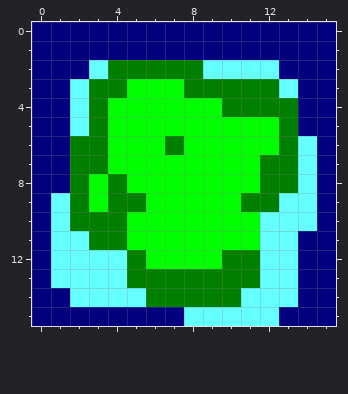
File history of a pixel-art sprite, TileMap.png. The picture above is the old version.
The file is 16x16 pixels. Colours within 5 levels of each other are drawn and written as one.
Now the later version:
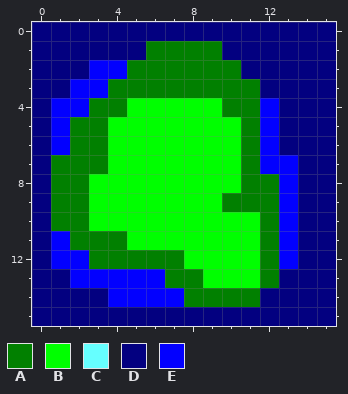
Palette (. is transparent): A #018000  B #00ff00  C #66ffff  D #030080  E #0200ff
What changed:
@@ x 0..15 @@
  0 DDDDDDDDDDDDDDDD
- 1 DDDDDDDDDDDDDDDD
- 2 DDDCAAAAACCCCDDD
- 3 DDCAABBBAAAAACDD
- 4 DDCABBBBBBAAAADD
- 5 DDCABBBBBBBBBADD
- 6 DDAABBBABBBBBACD
- 7 DDAABBBBBBBBAACD
- 8 DDABABBBBBBBAACD
- 9 DCABAABBBBBAACCD
-10 DCAAABBBBBBBCCCD
-11 DCCAABBBBBBBCCDD
-12 DCCCCABBBBAACCDD
-13 DCCCCAAAAAAACCDD
-14 DDCCCCAAAAACCCDD
-15 DDDDDDDDCCCCCDDD
+ 1 DDDDDDAAAADDDDDD
+ 2 DDDEEAAAAAADDDDD
+ 3 DDEEAAAAAAAADDDD
+ 4 DEEAABBBBBAAEDDD
+ 5 DEAABBBBBBBAEDDD
+ 6 DEAABBBBBBBAEDDD
+ 7 DAAABBBBBBBAEEDD
+ 8 DAABBBBBBBBAAEDD
+ 9 DAABBBBBBBAAAEDD
+10 DAABBBBBBBBBAEDD
+11 DEAAABBBBBBBAEDD
+12 DEEAAAAABBBBAEDD
+13 DDEEEEEAABBBADDD
+14 DDDDEEEEAAAADDDD
+15 DDDDDDDDDDDDDDDD
